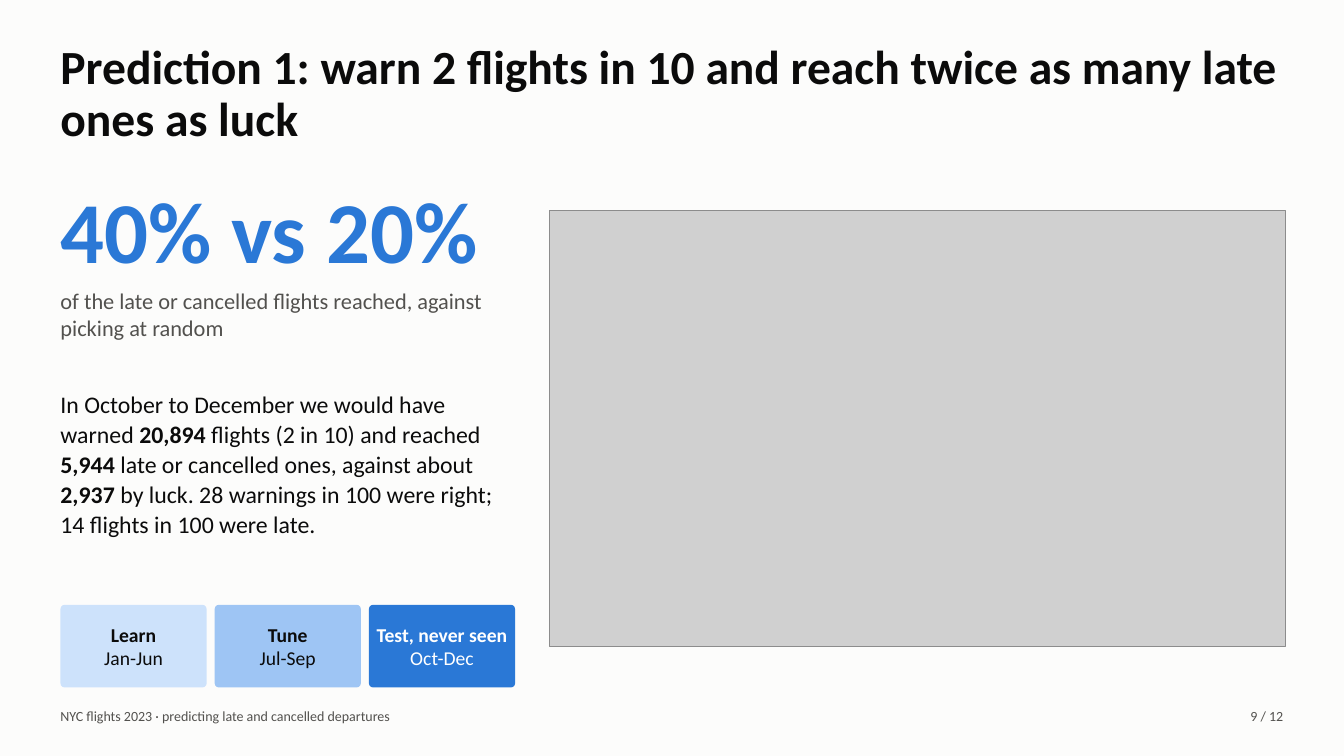
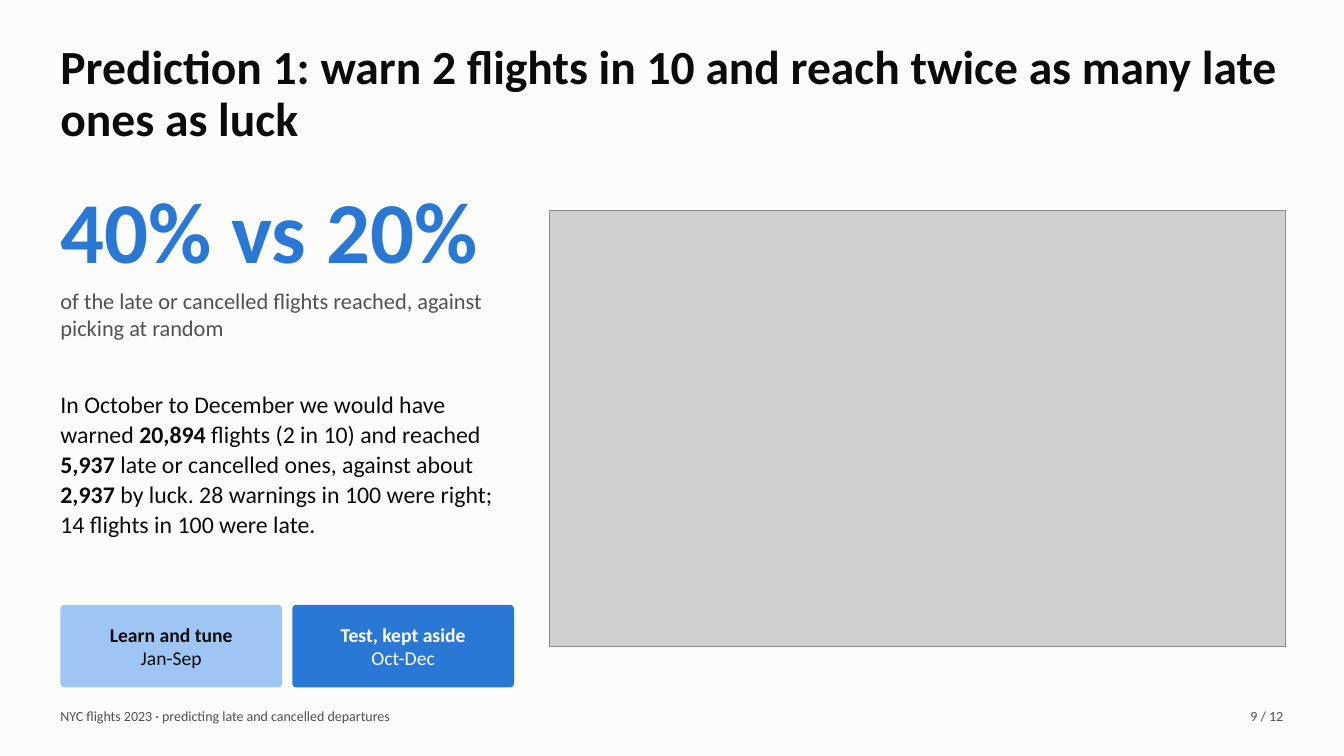
Before and after one commit to bssam99/nyc-flights-2023-delay-prediction, a slide deck: slide 9 of slides/deck.pptx. Drawn at 1344x756 pixels with LibreOffice and Linux fonts; fonts in the diff are those of the drawing; grey boxes stand for pictures. Boxes give left, top, right and bottom in pixels: in the first picture for what was removed or moved away, otherwise in the second. Text is boxed around its words. In the diff, an @@ line names an element or a change of style, - is before the commit and + after.

```diff
--- a/slides/deck.pptx
+++ b/slides/deck.pptx
@@ text at [60, 396, 493, 537]: text changed @@
-In October to December we would have warned 20,894 flights (2 in 10) and reached 5,944 late or cancelled ones, against about 2,937 by luck. 28 warnings in 100 were right; 14 flights in 100 were late.
+In October to December we would have warned 20,894 flights (2 in 10) and reached 5,937 late or cancelled ones, against about 2,937 by luck. 28 warnings in 100 were right; 14 flights in 100 were late.
@@ rounded rectangle "Learn and tune": place and size @@
-rounded rectangle "Learn and tune" at [60, 605, 207, 688]
+rounded rectangle "Learn and tune" at [60, 605, 282, 688]
@@ rounded rectangle "Learn and tune" at [60, 605, 282, 688]: fill #CDE2FB to #9EC5F4 @@
@@ text in rounded rectangle at [110, 628, 233, 668]: text changed; bold on @@
-Learn
-Jan-Jun
+Learn and tune
+Jan-Sep
@@ rounded rectangle removed at [215, 605, 361, 688] @@
-Tune
-Jul-Sep
@@ rounded rectangle "Test, kept aside": place and size @@
-rounded rectangle "Test, kept aside" at [369, 605, 515, 688]
+rounded rectangle "Test, kept aside" at [292, 605, 514, 688]
@@ text in rounded rectangle at [341, 628, 466, 645]: text changed @@
-Test, never seen
+Test, kept aside
```
Also in this commit, not shown: 4 other slides changed, 40 other files.
